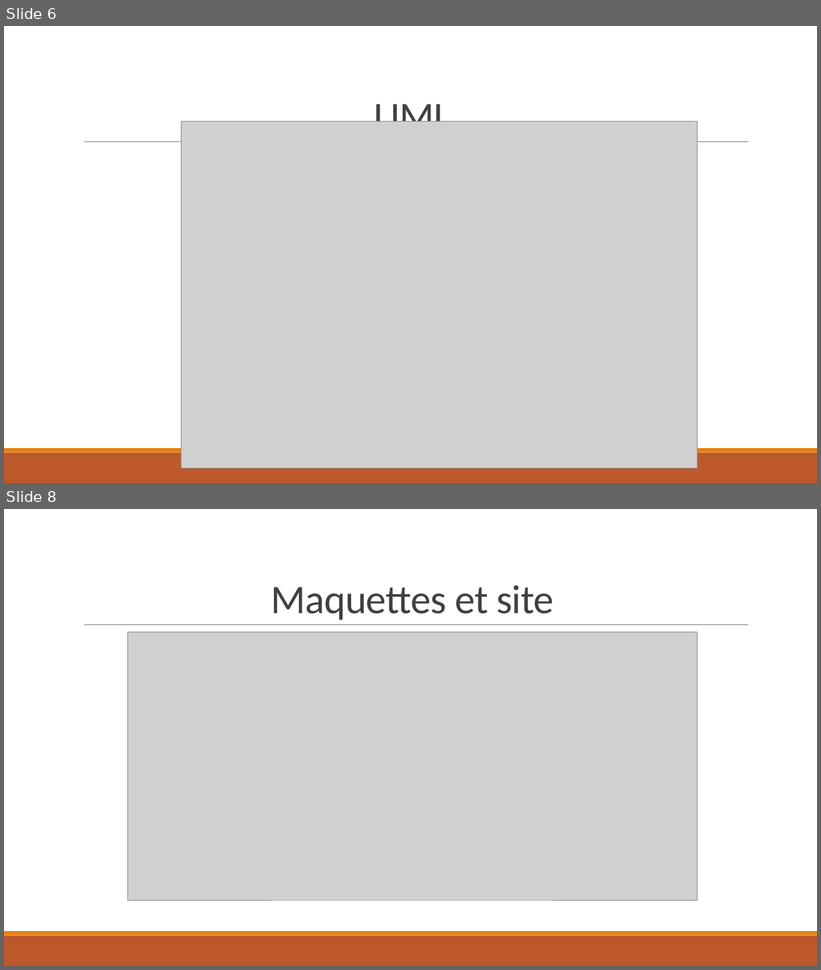
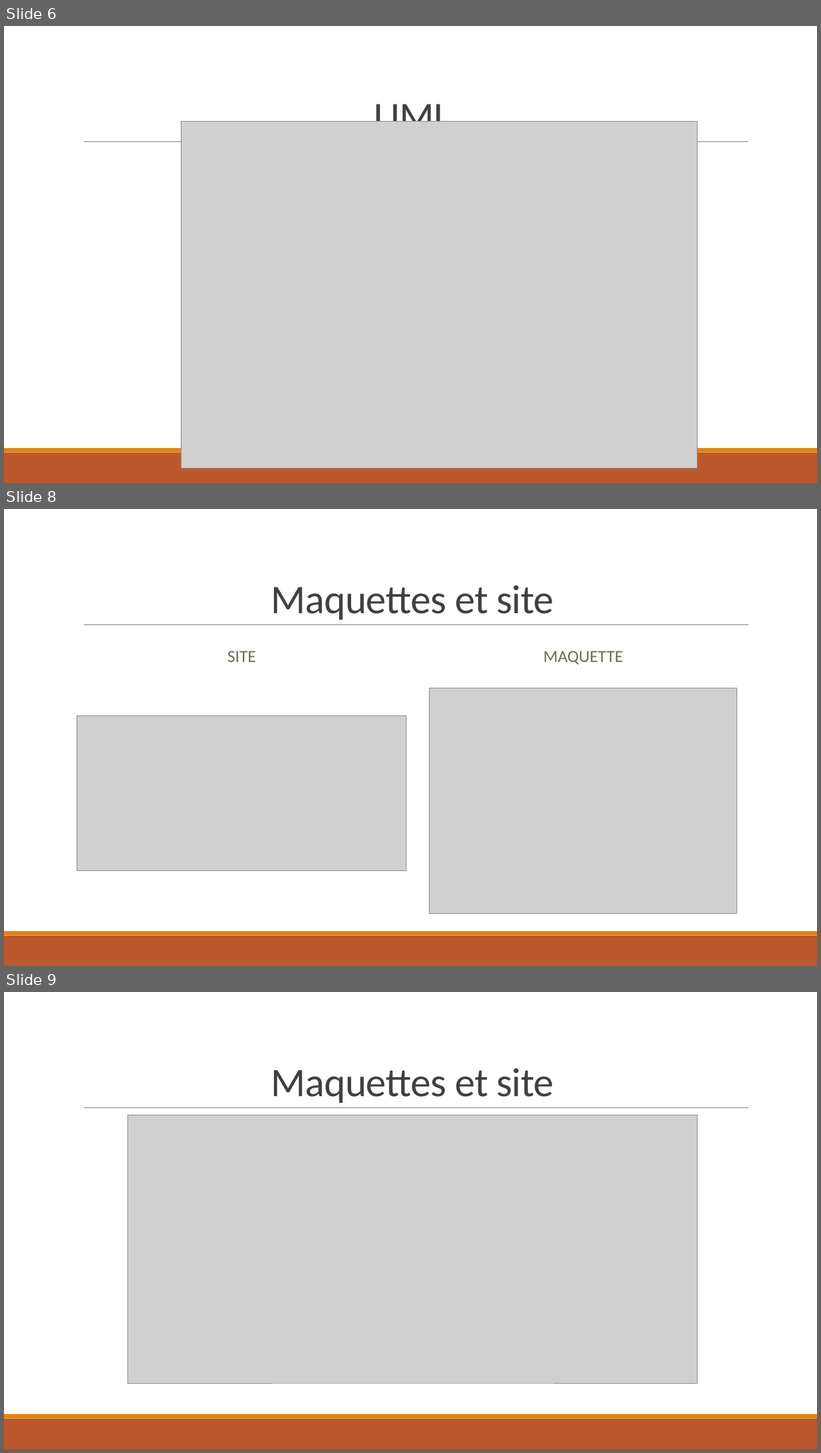
Before and after one commit to Orionde/Mew-Project, a slide deck: blabla/Rendu/Projet Booker it2 - V1.pptx. Shown one above the other, each under a label of ours: slides 6 and 8 before the commit, slides 6, 8 and 9 after it; the slides between them are not shown. The pictures are 821x970 and 821x1453 pixels, drawn with LibreOffice and Linux fonts; fonts in the diff are those of the drawing; grey boxes stand for pictures. Boxes give left, top, right and bottom in pixels: in the first picture for what was removed or moved away, otherwise in the second. Text is boxed around its words. In the diff, an @@ line names an element or a change of style, - is before the commit and + after.

```diff
--- a/blabla/Rendu/Projet Booker it2 - V1.pptx
+++ b/blabla/Rendu/Projet Booker it2 - V1.pptx
@@ slide 8 added at (x1=4, y1=509, x2=817, y2=966), background #FFFFFF; not listed: 3 template elements that a slide beside it also shows @@
@@ title added at (x1=271, y1=585, x2=554, y2=620), 48 pt, text #404040 @@
+Maquettes et site
@@ text added at (x1=228, y1=651, x2=256, y2=662), 20 pt, text #637052 @@
+SITE
@@ text added at (x1=543, y1=651, x2=623, y2=665), 20 pt, text #637052 @@
+MAQUETTE
@@ picture added at (x1=430, y1=689, x2=738, y2=914) @@
@@ picture added at (x1=77, y1=716, x2=407, y2=871) @@
@@ what was slide 8 is now slide 9 @@
```
Also in this commit, not shown: 1 slide changed.
